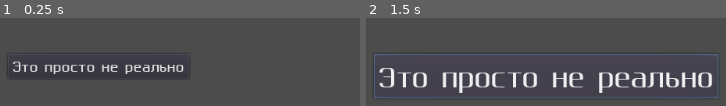
Above: before the commit, frames 1-2 (left to right).
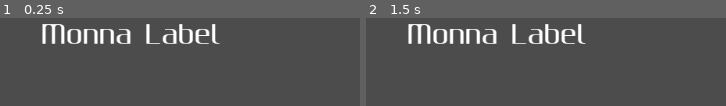
Above: after the commit, the same moments.

Repository: AldieNightStar/GDMonna
Game: Godot game, scene res://Scenes/DefScene.tscn
Same seed, same stepped clock (60 frames per second), same inputs: the game is played once before the commit and once after it. Before the commit the project starts from res://Modes/MainMenu.tscn.
Inputs (mouse positions are in pixels of both pictures, inside the frame that each line leads up to):
- Up to frame 1 (0.25 s): no input
- Up to frame 2 (1.5 s): click (463, 66) at 0.5 s, where only the run before the commit has a clickable "Это просто не реально"; click (546, 76) at 1.25 s, where only the run before the commit has a clickable "Это просто не реально"

The runs differ from the first frame. In frame 1, 6.6% of the frame differs, in the area x 3-62%, y 6-69%; in frame 2, 14%, in the area x 2-98%, y 6-91%.

Commit message:
Initial commit

Diff:
--- a/Modes/MainMenu.tscn
+++ /dev/null
@@ -1,12 +0,0 @@
-[gd_scene load_steps=2 format=2]
-
-[ext_resource path="res://Objects/MButton.tscn" type="PackedScene" id=1]
-
-[node name="Menu" type="Node2D"]
-
-[node name="MButton" parent="." instance=ExtResource( 1 )]
-margin_left = 357.0
-margin_top = 178.0
-margin_right = 589.0
-margin_bottom = 210.0
-text = "Это просто не реально"
--- a/Modes/Novel.tscn
+++ /dev/null
@@ -1,3 +0,0 @@
-[gd_scene format=2]
-
-[node name="Novel" type="Node2D"]
--- a/Objects/MButton.tscn
+++ b/Objects/MButton.tscn
@@ -5,11 +5,35 @@
 [sub_resource type="GDScript" id=1]
 script/source = "extends Button
 
-func change_font_size(num: int):
+var font_size = 16
+var callback_fn
+var callback_o
+var callback_par
+
+func _ready():
+	call_deferred(\"update\")
+
+func set_onclick(func_name, obj, params = []):
+	callback_fn = func_name
+	callback_o = obj
+	callback_par = params
+
+func _pressed():
+	if callback_fn and callback_o:
+		callback_o.callv(callback_fn, callback_par)
+
+func set_font_size(num: int):
+	font_size = num
 	self.get_font(\"font\").size = num
 
-func _pressed():
-	self.change_font_size(32)
+func set_font(name: String):
+	self.get_font(\"font\").font_data = load(\"res://Fonts/\" + name)
+
+func get_font_name():
+	return self.get_font(\"font\").font_data.font_path
+
+func update():
+	self.set_font_size(font_size)
 "
 
 [node name="MButton" type="Button"]
--- /dev/null
+++ b/Objects/MLabel.tscn
@@ -0,0 +1,79 @@
+[gd_scene load_steps=5 format=2]
+
+[ext_resource path="res://Fonts/Gputeks-Bold.ttf" type="DynamicFontData" id=1]
+
+[sub_resource type="DynamicFont" id=1]
+font_data = ExtResource( 1 )
+
+[sub_resource type="GDScript" id=2]
+script/source = "extends Label
+
+export var font_size = 16
+var _faded_text
+
+func _ready():
+	call_deferred(\"update\")
+
+func update():
+	set_font_size(font_size)
+
+func set_font_size(num: int):
+	font_size = num
+	self.get_font(\"font\").size = num
+
+func set_font(name: String):
+	self.get_font(\"font\").font_data = load(\"res://Fonts/\" + name)
+
+func set_text_faded(new_text: String, speed: float = 1):
+	if speed < 0.1:
+		speed = 0.1
+	_faded_text = new_text
+	$fader.playback_speed = speed
+	$fader.play(\"Fade\")
+
+func _fadeout():
+	text = _faded_text
+"
+
+[sub_resource type="Animation" id=3]
+resource_name = "Fade"
+tracks/0/type = "value"
+tracks/0/path = NodePath(".:self_modulate")
+tracks/0/interp = 1
+tracks/0/loop_wrap = true
+tracks/0/imported = false
+tracks/0/enabled = true
+tracks/0/keys = {
+"times": PoolRealArray( 0, 0.5, 1 ),
+"transitions": PoolRealArray( 1, 1, 1 ),
+"update": 0,
+"values": [ Color( 1, 1, 1, 1 ), Color( 1, 1, 1, 0 ), Color( 1, 1, 1, 1 ) ]
+}
+tracks/1/type = "method"
+tracks/1/path = NodePath(".")
+tracks/1/interp = 1
+tracks/1/loop_wrap = true
+tracks/1/imported = false
+tracks/1/enabled = true
+tracks/1/keys = {
+"times": PoolRealArray( 0.5 ),
+"transitions": PoolRealArray( 1 ),
+"values": [ {
+"args": [  ],
+"method": "_fadeout"
+} ]
+}
+
+[node name="MLabel" type="Label"]
+margin_right = 40.0
+margin_bottom = 14.0
+custom_fonts/font = SubResource( 1 )
+text = "Monna Label"
+autowrap = true
+script = SubResource( 2 )
+__meta__ = {
+"_edit_use_anchors_": false
+}
+
+[node name="fader" type="AnimationPlayer" parent="."]
+anims/Fade = SubResource( 3 )
--- /dev/null
+++ b/Scenes/DefScene.tscn
@@ -0,0 +1,49 @@
+[gd_scene load_steps=3 format=2]
+
+[ext_resource path="res://Objects/MLabel.tscn" type="PackedScene" id=1]
+
+[sub_resource type="GDScript" id=1]
+script/source = "extends Node2D
+
+func print_text(text: String):
+	$label.text += text + \"\\n\"
+
+func set_text(text: String):
+	$label.text = text
+
+func set_text_faded(text: String, speed: float):
+	$label.set_text_faded(text, speed)
+
+func clear():
+	$label.text = \"\"
+	var nodes = $container.get_children()
+	for node in nodes:
+		node.queue_free()
+
+func add_button(text, onclick_fn_name, onclick_object, onclick_params = []):
+	var button : Button = load(\"res://Objects/MButton.tscn\").instance()
+	button.text = text
+	button.set_onclick(onclick_fn_name, onclick_object, onclick_params)
+	$container.add_child(button)
+"
+
+[node name="Scene" type="Node2D"]
+script = SubResource( 1 )
+
+[node name="container" type="VBoxContainer" parent="."]
+margin_left = 7.0
+margin_top = 271.0
+margin_right = 1023.0
+margin_bottom = 591.0
+__meta__ = {
+"_edit_use_anchors_": false
+}
+
+[node name="label" parent="." instance=ExtResource( 1 )]
+margin_left = 101.0
+margin_top = 43.0
+margin_right = 930.0
+margin_bottom = 259.0
+align = 1
+valign = 1
+font_size = 32
--- a/project.godot
+++ b/project.godot
@@ -16,7 +16,7 @@
 [application]
 
 config/name="GDMonna"
-run/main_scene="res://Modes/MainMenu.tscn"
+run/main_scene="res://Scenes/DefScene.tscn"
 config/icon="res://icon.png"
 
 [rendering]
Binary file added: Fonts/Metro.otf
Binary file added: Fonts/PoiretOne-Regular.ttf
Binary file added: Fonts/okolaksBold.ttf
Binary file added: Fonts/okolaksRegular.ttf
